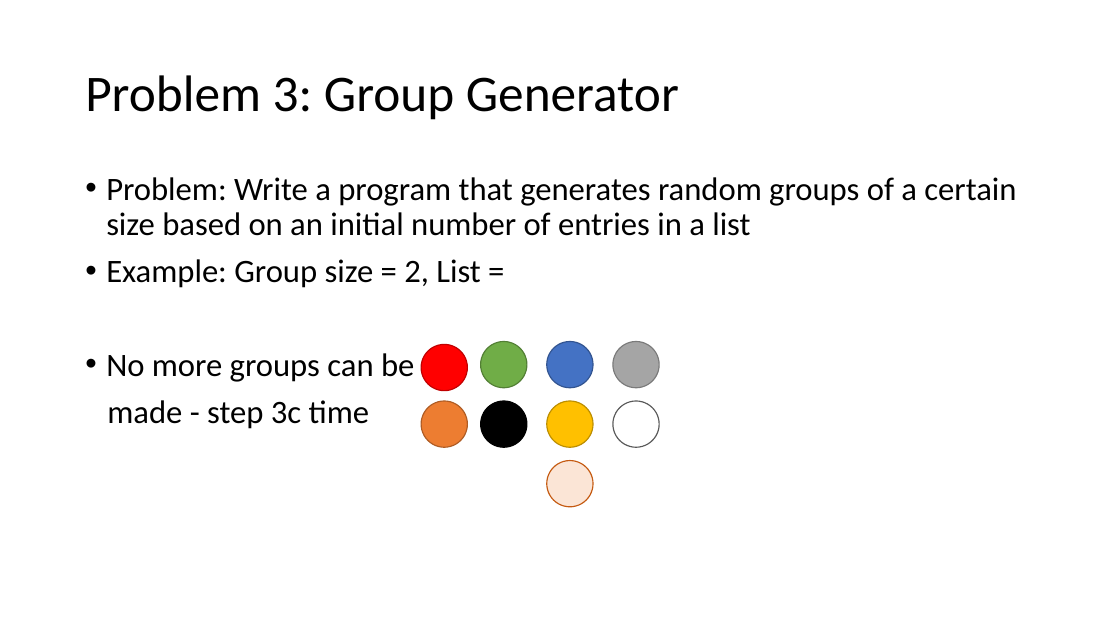
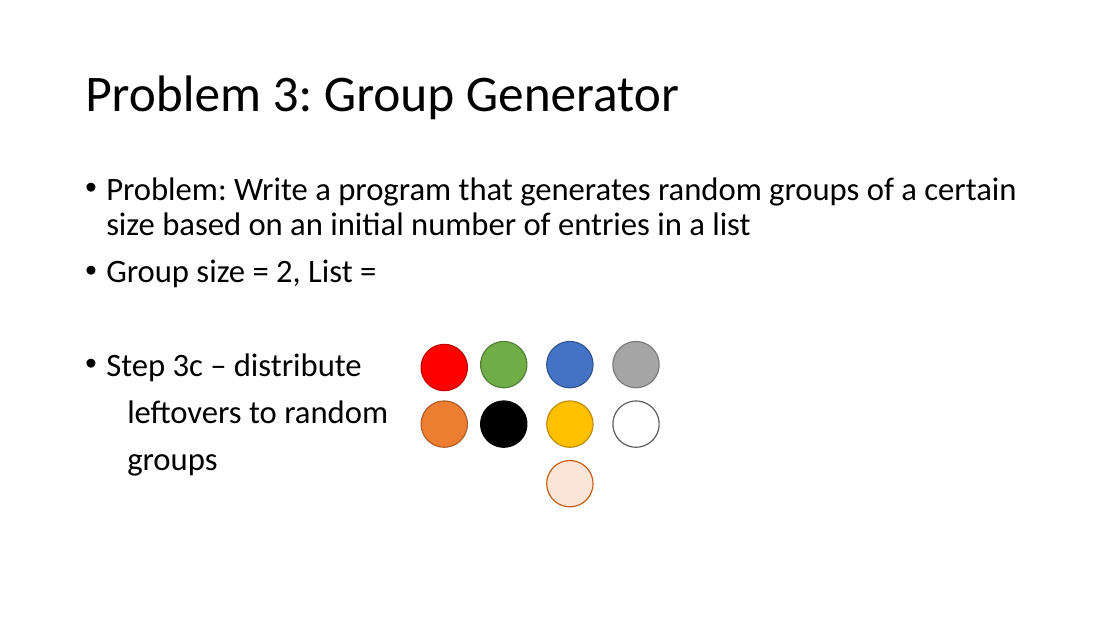
Before and after one commit to MrJoshGross/Course-Curricular-Material, a slide deck: slide 37 of Computer Science Discoveries/Lectures/Lecture 0 - Problems and Problem Solving.pptx (slide 30 before the commit). Drawn at 1120x630 pixels with LibreOffice and Linux fonts; fonts in the diff are those of the drawing. Boxes give left, top, right and bottom in pixels: in the first picture for what was removed or moved away, otherwise in the second. Text is boxed around its words. In the diff, an @@ line names an element or a change of style, - is before the commit and + after.

```diff
--- a/Computer Science Discoveries/Lectures/Lecture 0 - Problems and Problem Solving.pptx
+++ b/Computer Science Discoveries/Lectures/Lecture 0 - Problems and Problem Solving.pptx
@@ text at [106, 259, 388, 476]: text changed @@
-• Example: Group size = 2, List =
-• No more groups can be
-made - step 3c time
+• Group size = 2, List =
+• Step 3c – distribute
+  leftovers to random
+  groups
```
Also in this commit, not shown: 10 other slides changed, 9 slides added, 1 other file.
